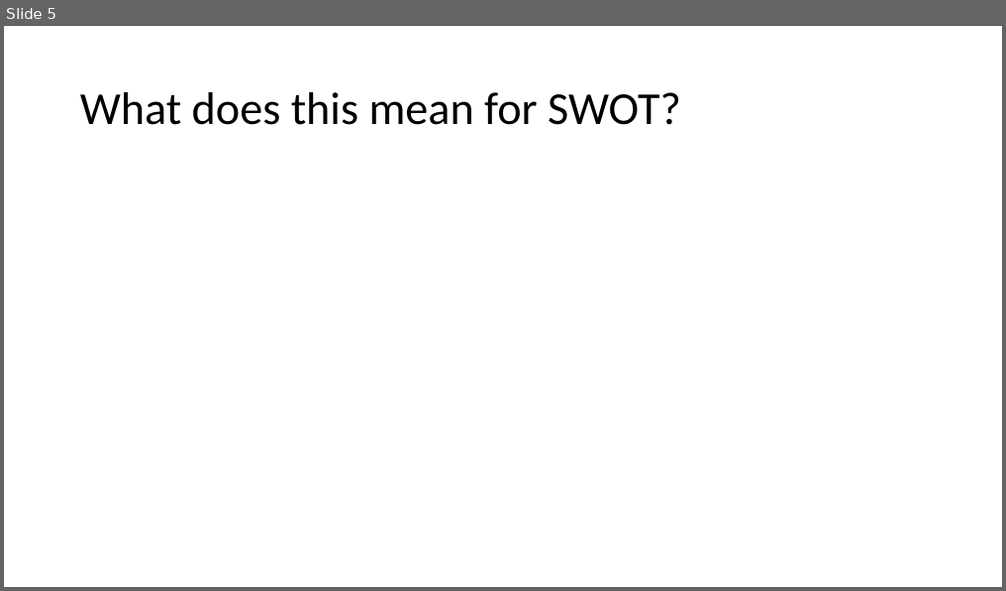
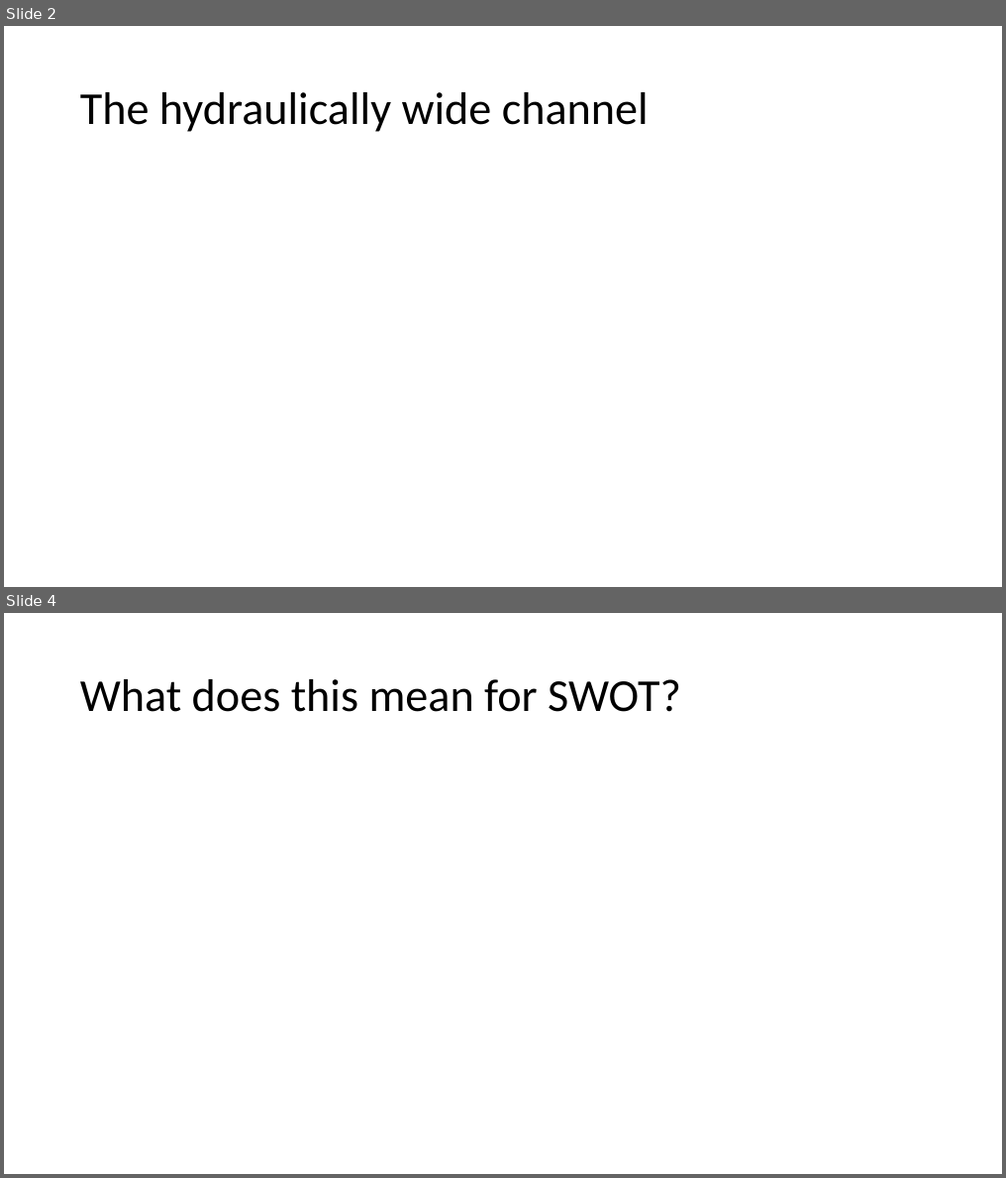
Before and after one commit to craigbrinkerhoff/RSK600, a slide deck: docs/Zappa_notes_2.pptx. Shown one above the other, each under a label of ours: slide 5 before the commit, slides 2 and 4 after it; the slides between them are not shown. The pictures are 1006x591 and 1006x1178 pixels, drawn with LibreOffice and Linux fonts; fonts in the diff are those of the drawing; grey boxes stand for pictures. Boxes give left, top, right and bottom in pixels: in the first picture for what was removed or moved away, otherwise in the second. Text is boxed around its words. In the diff, an @@ line names an element or a change of style, - is before the commit and + after.

```diff
--- a/docs/Zappa_notes_2.pptx
+++ b/docs/Zappa_notes_2.pptx
@@ slide 2 added at bbox=[4, 26, 1002, 587], background #FFFFFF @@
@@ title added at bbox=[80, 92, 648, 132], 44 pt, text #000000 @@
+The hydraulically wide channel
@@ what was slide 5 is now slide 4 @@
```
Also in this commit, not shown: 1 slide changed, 1 other slide added, 3 slides removed, 28 other files.
